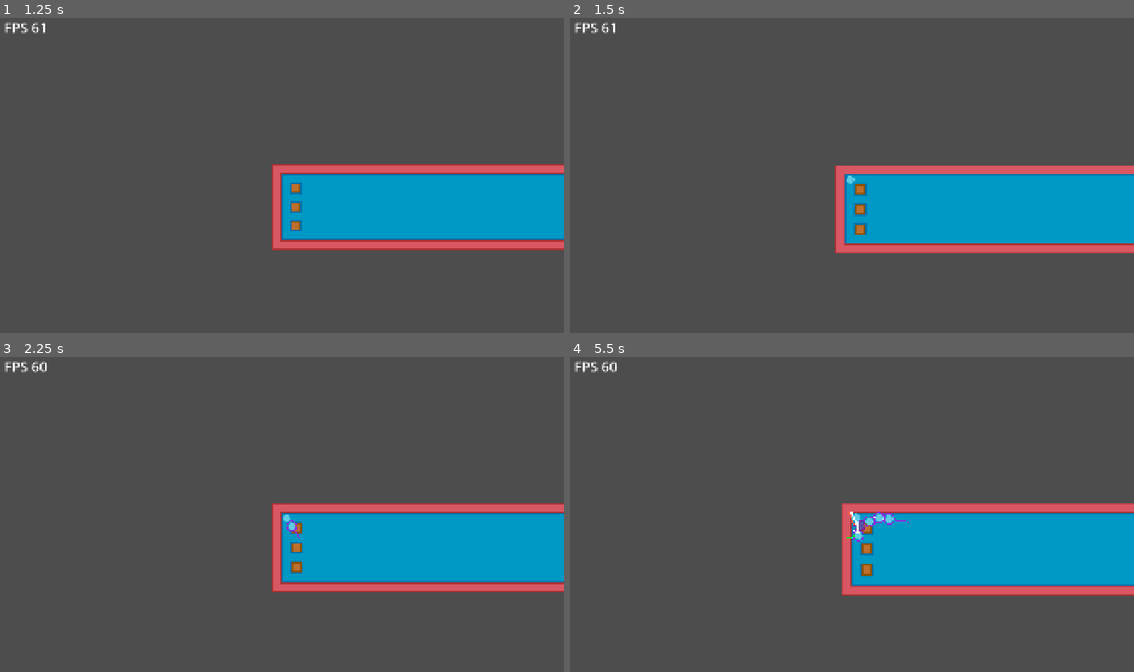
Above: before the commit, frames 1-4 (two rows, left to right).
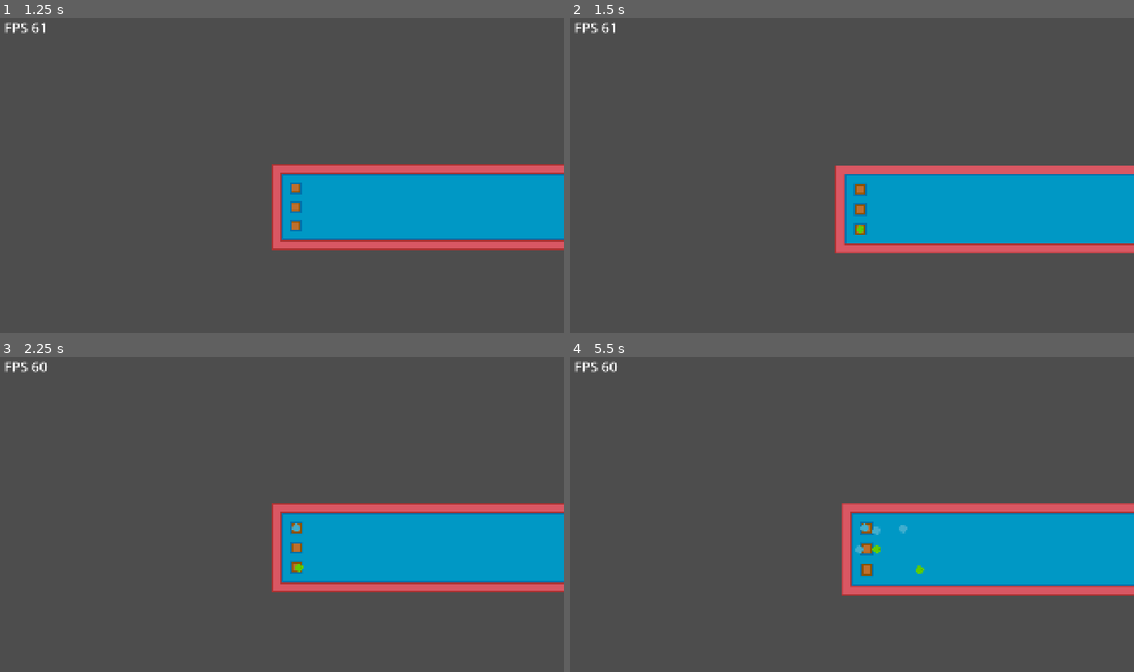
Above: after the commit, the same moments.

Repository: djairoh/crowdSim
Game: Godot game, scene res://scenes/crowd_manager.tscn
Two runs of this game, one before a commit and one after it. Both use one fixed random seed, a clock stepped at 60 frames per second and the inputs below.
Inputs (mouse positions are in pixels of both pictures, inside the frame that each line leads up to):
- Up to frame 1 (1.25 s): click "hallway" at 0.5 s
- Up to frame 2 (1.5 s): tap Enter at 1.25 s; move the mouse to (976, 159) at 1.27 s; hold Mouse wheel up (zoomIn) from 1.28 s (still down); click (976, 159) at 1.42 s
- Up to frame 3 (2.25 s): release Mouse wheel up (zoomIn) at 2 s; tap R (resetCamera) at 2 s; drag from (282, 517) to (253, 577) at 2.02 s
- Up to frame 4 (5.5 s): tap R (resetCamera) at 2.75 s; move the mouse to (857, 517) at 2.77 s; hold Mouse wheel up (zoomIn) 2.78-3.5 s; click (857, 517) at 2.92 s; drag from (857, 517) to (682, 464) at 3.52 s; drag from (857, 517) to (880, 514) at 4.27 s; drag from (857, 517) to (767, 432) at 5.02 s

Frame 1 is identical in both runs. In frame 2, less than 0.1% of the frame differs, in the area x 49-53%, y 50-69%; in frame 3, 0.1%; in frame 4, 0.5%, in the area x 49-63%, y 49-69%.
Error before the commit: Invalid call. Nonexistent function 'get_spawn_goal_pair' in base 'Node2D (TestLevel.gd)'. (res://scripts/CrowdManager.gd:63)

Commit message:
ft: spawn_goal pairs

Diff:
--- a/scripts/levels/Abstractlevel.gd
+++ b/scripts/levels/Abstractlevel.gd
@@ -8,6 +8,7 @@
 const DOOR_OPENED_TILE_ID = 5
 const DOOR_CLOSED_TILE_ID = 4
 
+var spawn_goal_pairs: Array
 var goals: Array
 var spawns: Array
 var door_cells: Array
@@ -15,19 +16,23 @@
 @onready var tiles = $TileMapLayer
 
 func _ready() -> void:
-	# $NavigationRegion2D.bake_navigation_polygon()
 	goals.append_array(_get_tiles_with_property("is_goal"))
 	spawns.append_array(_get_tiles_with_property("is_spawn"))
 	_get_door_poss()
 	_build_portals()
 
 func get_random_goal() -> Vector2:
-	# TODO: what if no goals?
 	return goals.pick_random()
 
 func get_random_spawn() -> Vector2:
 	return spawns.pick_random()
-	# TODO: what if no spawns?
+
+func get_spawn_goal_pair() -> Array:
+	if spawn_goal_pairs.size() > 0:
+		return spawn_goal_pairs.pick_random()
+	return [get_random_spawn(), get_random_goal()]
+
+
 
 func toggle_all_doors():
 	for cell in door_cells:
@@ -125,4 +130,10 @@
 		if tile_data and tile_data.get_custom_data(property):
 			out_tiles.append(tiles.map_to_local(cell_pos))
 
+	out_tiles.sort_custom(_sort_vec)
 	return out_tiles
+
+func _sort_vec(a, b):
+	if a[0] == b[0]:
+		return a[1] < b[1]
+	return a[0] < b[0]
--- a/scripts/levels/TestLevel.gd
+++ b/scripts/levels/TestLevel.gd
@@ -2,3 +2,10 @@
 
 func _ready() -> void:
 	super()
+	_setup_goal_spawn_pairs()
+
+func _setup_goal_spawn_pairs():
+	# TODO: each implementation has to specify goal-spawn pairs
+	print(self.spawns)
+	print(self.goals)
+	pass
